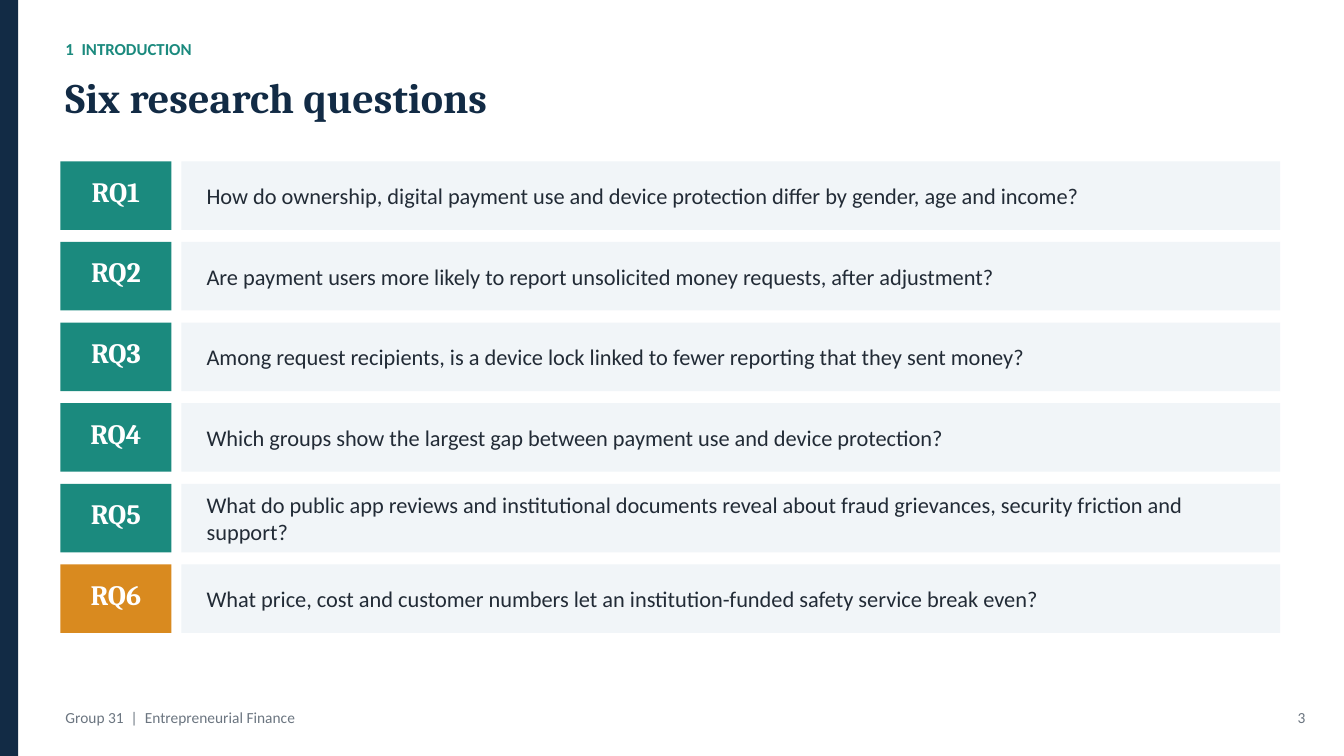
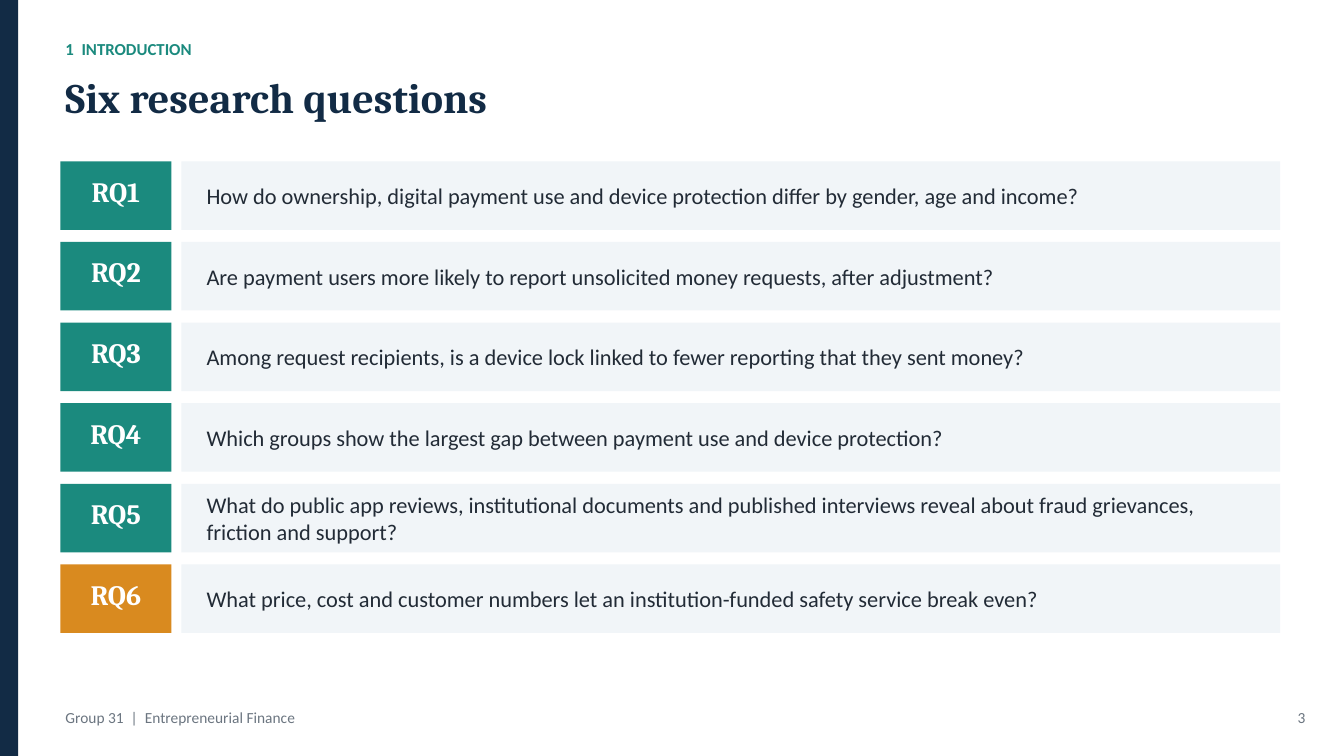
Before and after one commit to sahsudhanshu/EF, a slide deck: slide 3 of Group_31/slides/Group_31_Presentation_Final.pptx. Drawn at 1344x756 pixels with LibreOffice and Linux fonts; fonts in the diff are those of the drawing. Boxes give left, top, right and bottom in pixels: in the first picture for what was removed or moved away, otherwise in the second. Text is boxed around its words. In the diff, an @@ line names an element or a change of style, - is before the commit and + after.

```diff
--- a/Group_31/slides/Group_31_Presentation_Final.pptx
+++ b/Group_31/slides/Group_31_Presentation_Final.pptx
@@ text at bbox=[207, 497, 1193, 544]: text changed @@
-What do public app reviews and institutional documents reveal about fraud grievances, security friction and support?
+What do public app reviews, institutional documents and published interviews reveal about fraud grievances, friction and support?
```
Also in this commit, not shown: 8 other slides changed, 1 slide added, 25 other files.
